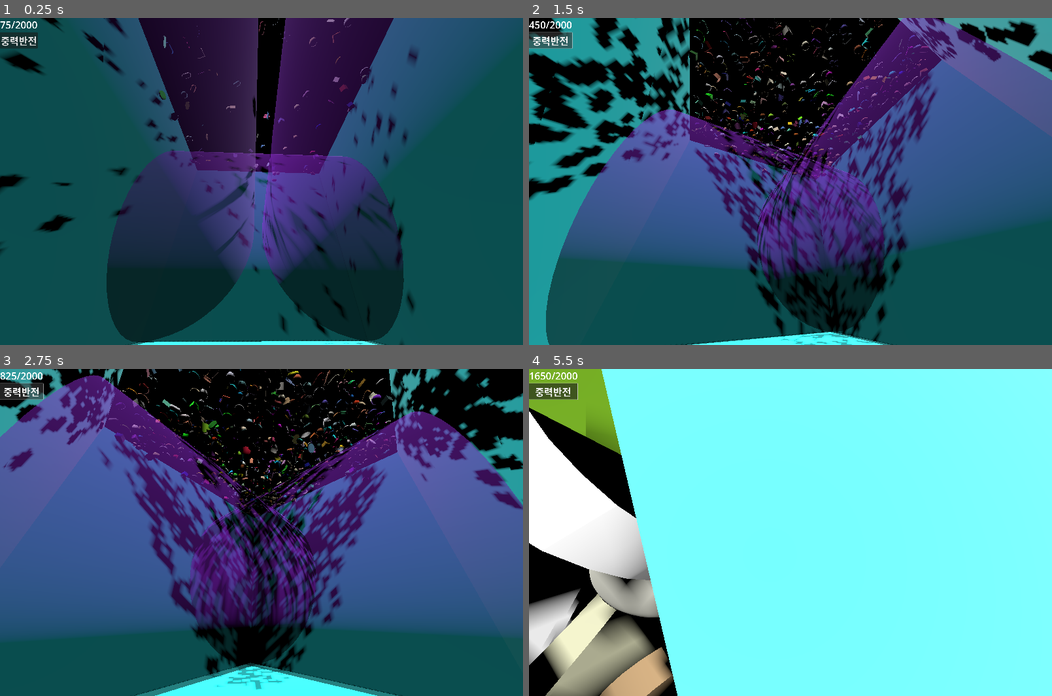
Above: before the commit, frames 1-4 (two rows, left to right).
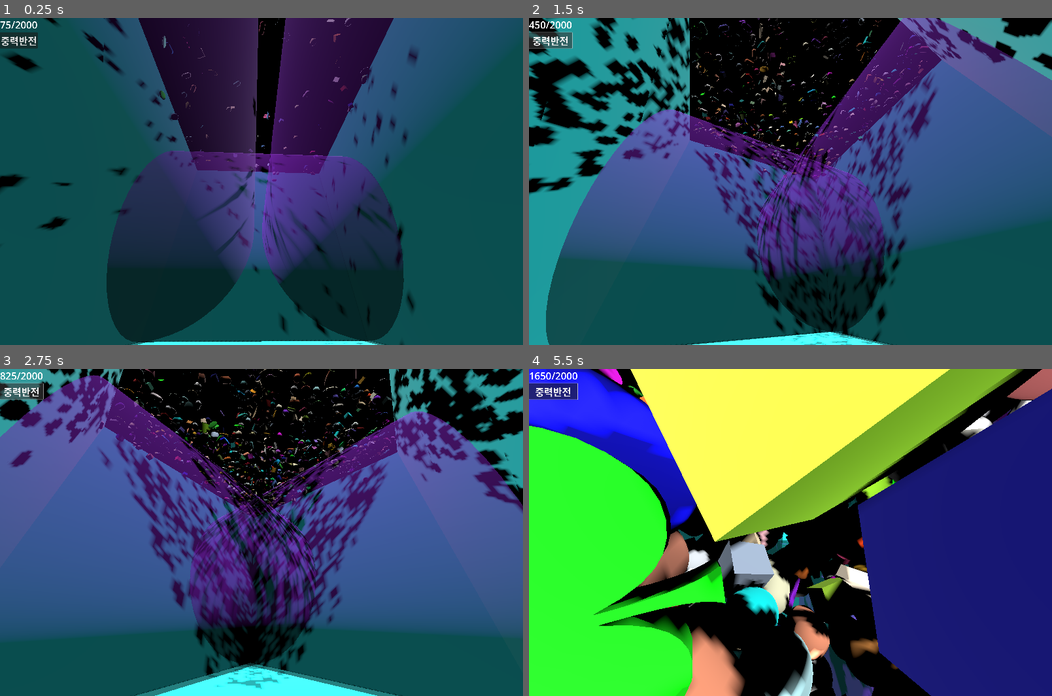
Above: after the commit, the same moments.

Repository: kasworld/gd4hourglass
Game: Godot game, scene res://main.tscn
The game is run twice, just before and just after one commit, with the same random seed, the same clock (stepped at 60 frames per second) and the same inputs.
Inputs (mouse positions are in pixels of both pictures, inside the frame that each line leads up to):
- Up to frame 1 (0.25 s): no input
- Up to frame 2 (1.5 s): click "중력반전" at 0.5 s; click "중력반전" at 1.25 s
- Up to frame 3 (2.75 s): click "중력반전" at 2 s
- Up to frame 4 (5.5 s): tap Enter at 2.75, 2.85, 3.6, 4.35, 5.1 s; move the mouse to (905, 516) at 2.77 s; click (905, 516) at 2.92 s; tap Space at 3.02, 3.77, 5.27 s; move the mouse to (685, 548) at 3.52 s; click (685, 548) at 3.67 s; move the mouse to (842, 460) at 4.27 s; click (842, 460) at 4.42 s; move the mouse to (764, 597) at 5.02 s; click (764, 597) at 5.17 s

The runs differ from the first frame. In frame 1, 0.7% of the frame differs, in the area x 0-76%, y 0-100%; in frame 2, 13%; in frame 3, 17%; in frame 4, 100%, in the area x 0-100%, y 0-100%.

Commit message:
adjust friction, bounce

Diff:
--- a/ball.tscn
+++ b/ball.tscn
@@ -3,14 +3,15 @@
 [ext_resource type="Script" uid="uid://dofyafqd7rbee" path="res://ball.gd" id="1_x8fbi"]
 
 [sub_resource type="PhysicsMaterial" id="PhysicsMaterial_x8fbi"]
-friction = 0.0
-bounce = 0.1
+friction = 0.5
+bounce = 0.2
 
 [sub_resource type="SphereShape3D" id="SphereShape3D_x8fbi"]
 resource_local_to_scene = true
 
 [sub_resource type="StandardMaterial3D" id="StandardMaterial3D_x8fbi"]
 resource_local_to_scene = true
+emission = Color(1, 1, 1, 1)
 
 [sub_resource type="SphereMesh" id="SphereMesh_ktgx5"]
 resource_local_to_scene = true
--- a/capsule.tscn
+++ b/capsule.tscn
@@ -3,8 +3,8 @@
 [ext_resource type="Script" uid="uid://bakjkxekucsf0" path="res://capsule.gd" id="1_2mnhe"]
 
 [sub_resource type="PhysicsMaterial" id="PhysicsMaterial_2mnhe"]
-resource_local_to_scene = true
-friction = 0.0
+friction = 0.5
+bounce = 0.2
 
 [sub_resource type="CapsuleShape3D" id="CapsuleShape3D_2mnhe"]
 resource_local_to_scene = true
--- a/char.tscn
+++ b/char.tscn
@@ -3,7 +3,8 @@
 [ext_resource type="Script" uid="uid://tlc0hcmltb3y" path="res://char.gd" id="1_njpxk"]
 
 [sub_resource type="PhysicsMaterial" id="PhysicsMaterial_5k12k"]
-friction = 0.0
+friction = 0.5
+bounce = 0.2
 
 [sub_resource type="BoxShape3D" id="BoxShape3D_njpxk"]
 resource_local_to_scene = true
--- a/coin.gd
+++ b/coin.gd
@@ -22,9 +22,10 @@
 	return $MeshInstance3D.mesh.material.albedo_color
 
 func set_radius_height(r :float, h:float) -> Coin:
-	$MeshInstance3D.mesh.top_radius = r
-	$MeshInstance3D.mesh.bottom_radius = r
-	$MeshInstance3D.mesh.height = h
+	#$MeshInstance3D.mesh.top_radius = r
+	#$MeshInstance3D.mesh.bottom_radius = r
+	$MeshInstance3D.mesh.radius = r
+	$MeshInstance3D.mesh.height = h*2
 	$CollisionShape3D.shape.radius = r
 	$CollisionShape3D.shape.height = h
 	return self
--- a/coin.tscn
+++ b/coin.tscn
@@ -3,20 +3,19 @@
 [ext_resource type="Script" uid="uid://r8fbpjlfajva" path="res://coin.gd" id="1_d5gmh"]
 
 [sub_resource type="PhysicsMaterial" id="PhysicsMaterial_0t63x"]
-resource_local_to_scene = true
-friction = 0.0
+friction = 0.5
+bounce = 0.2
 
 [sub_resource type="CylinderShape3D" id="CylinderShape3D_v7riw"]
 resource_local_to_scene = true
 height = 0.1
 
-[sub_resource type="StandardMaterial3D" id="StandardMaterial3D_pdq0q"]
+[sub_resource type="StandardMaterial3D" id="StandardMaterial3D_d5gmh"]
 resource_local_to_scene = true
 
-[sub_resource type="CylinderMesh" id="CylinderMesh_w14il"]
+[sub_resource type="SphereMesh" id="SphereMesh_d5gmh"]
 resource_local_to_scene = true
-material = SubResource("StandardMaterial3D_pdq0q")
-height = 0.1
+material = SubResource("StandardMaterial3D_d5gmh")
 
 [node name="Coin" type="RigidBody3D"]
 physics_material_override = SubResource("PhysicsMaterial_0t63x")
@@ -30,4 +29,4 @@
 shape = SubResource("CylinderShape3D_v7riw")
 
 [node name="MeshInstance3D" type="MeshInstance3D" parent="."]
-mesh = SubResource("CylinderMesh_w14il")
+mesh = SubResource("SphereMesh_d5gmh")
--- a/dice.tscn
+++ b/dice.tscn
@@ -3,8 +3,8 @@
 [ext_resource type="Script" uid="uid://ch5v7h60lb75l" path="res://dice.gd" id="1_ju2fo"]
 
 [sub_resource type="PhysicsMaterial" id="PhysicsMaterial_ew7su"]
-resource_local_to_scene = true
-friction = 0.0
+friction = 0.5
+bounce = 0.2
 
 [sub_resource type="BoxShape3D" id="BoxShape3D_ew7su"]
 resource_local_to_scene = true
--- a/glass_cylinder.tscn
+++ b/glass_cylinder.tscn
@@ -4,6 +4,7 @@
 
 [sub_resource type="PhysicsMaterial" id="PhysicsMaterial_ivru2"]
 friction = 0.0
+bounce = 0.1
 
 [sub_resource type="CylinderShape3D" id="CylinderShape3D_17qd6"]
 height = 22.0
--- a/main.gd
+++ b/main.gd
@@ -18,7 +18,7 @@
 			preload("res://ball.tscn").instantiate(
 			).init(Vector3.ZERO, Vector3.ZERO
 			).set_color(random_color()
-			).set_radius(0.3
+			).set_radius(0.25
 		)))
 		$DropContainer.add_child(rand_pos_rot(
 			preload("res://char.tscn").instantiate(
@@ -43,7 +43,7 @@
 			preload("res://dice.tscn").instantiate(
 			).init(Vector3.ZERO, Vector3.ZERO
 			).set_color(random_color()
-			).set_size( Vector3(0.5, 0.5, 0.5)
+			).set_size( Vector3(0.4, 0.4, 0.4)
 		)))
 	update_label()
 	var t = Time.get_unix_time_from_system() /-3.0
--- a/wall.tscn
+++ b/wall.tscn
@@ -3,6 +3,8 @@
 [ext_resource type="Script" uid="uid://ckravbf36j81l" path="res://wall.gd" id="1_xxgf6"]
 
 [sub_resource type="PhysicsMaterial" id="PhysicsMaterial_0xm2m"]
+friction = 0.8
+bounce = 0.2
 
 [sub_resource type="WorldBoundaryShape3D" id="WorldBoundaryShape3D_0xm2m"]
 
